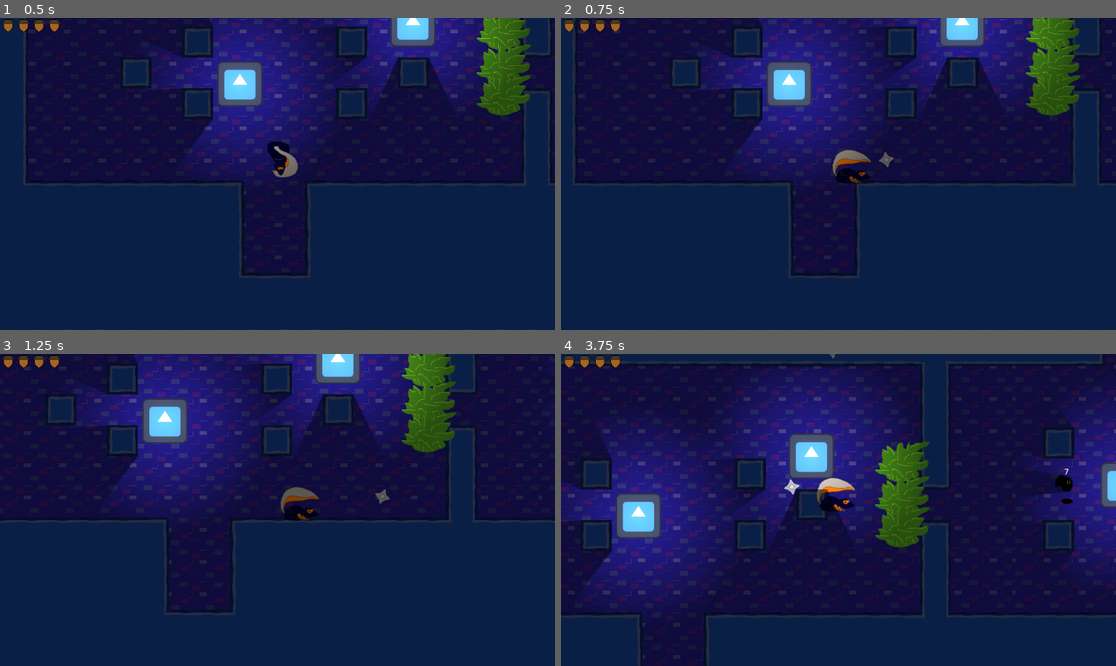
Above: before the commit, frames 1-4 (two rows, left to right).
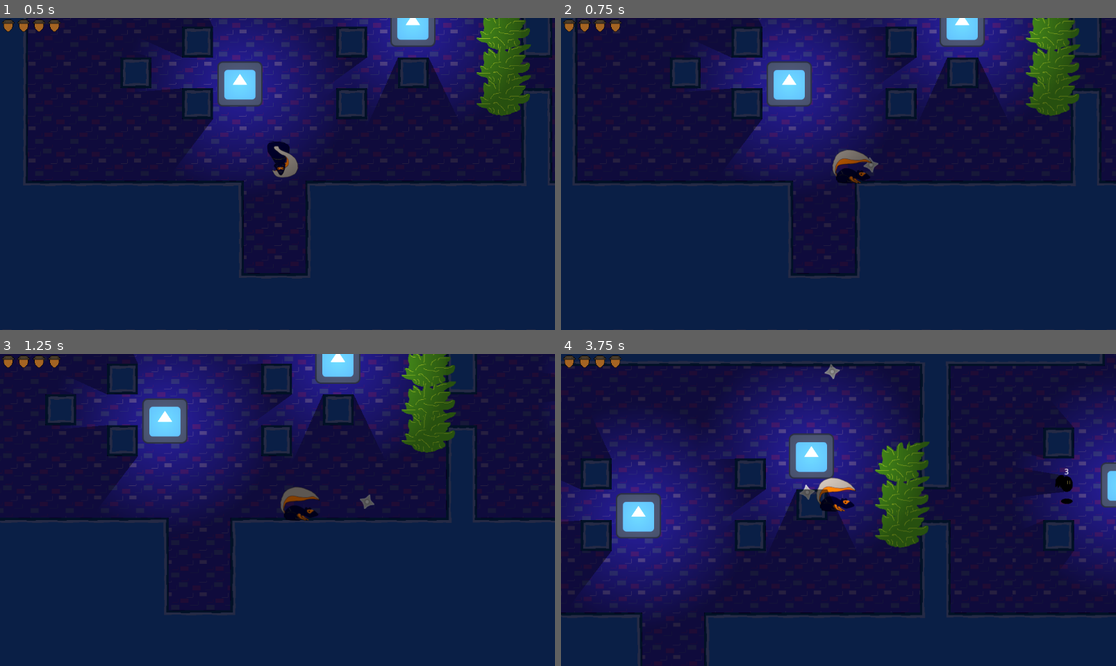
Above: after the commit, the same moments.

Repository: mdfewkes/NinjaSquirrelDungeon
Game: Godot game, scene res://world.tscn
Two runs of this game, one before a commit and one after it. Both use one fixed random seed, a clock stepped at 60 frames per second and the inputs below. The engine's default icon, where the game draws it, is replaced by a stand-in: a white triangle on a blue panel in a dark square.
Inputs:
- Up to frame 1 (0.5 s): no input
- Up to frame 2 (0.75 s): tap Enter at 0.5 s; hold D (move_right) from 0.53 s (still down); tap C (action_3) at 0.6 s
- Up to frame 3 (1.25 s): keep holding D (move_right)
- Up to frame 4 (3.75 s): release D (move_right) at 1.28 s; hold S (move_down) 1.28-2.03 s; tap K (action_1) at 1.35 s; tap C (action_3) at 1.55, 2.3, 2.85, 3.6 s; hold D (move_right) 2.03-2.78 s; tap L (action_2) at 2.1 s; hold W (move_up) 2.78-3.53 s; hold A (move_left) from 3.53 s (still down)

Frame 1 is identical in both runs. In frame 2, 0.1% of the frame differs, in the area x 54-60%, y 42-50%; in frame 3, 0.1%; in frame 4, 0.2%, in the area x 40-92%, y 0-47%.

Commit message:
Made knockback a hitbox parameter

Diff:
--- a/code/HitBox.gd
+++ b/code/HitBox.gd
@@ -2,6 +2,7 @@
 
 @export var signal_disabled: bool = false
 @export var damage = 1
+@export var knockback = 500
 
 signal hit(hurtbox: HurtBox)
 
--- a/scenes/Bat/bat.gd
+++ b/scenes/Bat/bat.gd
@@ -2,8 +2,9 @@
 
 @export var view_range: = 300
 @export var speed: = 200
+@export var knockback_multiply = 2
 @export var knockback_friction = 1000
-@export var max_hp = 7
+@export var max_hp = 3
 var current_hp = max_hp
 
 @onready var sprite_2d: Sprite2D = $Sprite2D
@@ -67,7 +68,6 @@
 
 
 func _on_hurt(hit_box: HitBox):
-	velocity = hit_box.global_position.direction_to(global_position) * 1000
+	velocity = hit_box.global_position.direction_to(global_position).normalized() * hit_box.knockback * knockback_multiply
 	current_hp -= hit_box.damage
-	print(hit_box.name)
 	playback.start("knockbackState")
--- a/scenes/Player/player.gd
+++ b/scenes/Player/player.gd
@@ -13,6 +13,7 @@
 @onready var playback: AnimationNodeStateMachinePlayback = animation_tree.get("parameters/StateMachine/playback")
 @onready var hurt_box: HurtBox = $HurtBox
 @onready var effect_animation_player: AnimationPlayer = $EffectAnimationPlayer
+@onready var shuriken_spawn: Node2D = $ShurikenSpawn
 
 const shuriken_projectile_scene = preload("shuriken-projectile.tscn")
 var shuriken_cooldown_time = 0.5
@@ -107,13 +108,10 @@
 	shuriken_cooldown = shuriken_cooldown_time
 
 	# spawn a shuriken that flies in the direction we are facing
-	var spawnoffset = 32
-	var armheight = 42
 	var dir := Vector2(last_input_vector.x, last_input_vector.y).normalized()
 	var ninjastar = shuriken_projectile_scene.instantiate()
 	get_parent().add_child(ninjastar)
-	ninjastar.global_position = global_position
-	ninjastar.global_position += Vector2(dir.x*spawnoffset, dir.y*spawnoffset - armheight)
+	ninjastar.global_position = shuriken_spawn.global_position
 	ninjastar.velocity.x = 0
 	ninjastar.velocity.y = 0
 	if (dir.x>0): ninjastar.velocity.x = 500
--- a/scenes/Player/player.tscn
+++ b/scenes/Player/player.tscn
@@ -834,3 +834,6 @@
 [node name="CollisionShape2D" type="CollisionShape2D" parent="HurtBox"]
 position = Vector2(0, -31)
 shape = SubResource("CircleShape2D_hshwv")
+
+[node name="ShurikenSpawn" type="Node2D" parent="."]
+position = Vector2(0, -31)
--- a/scenes/Player/shuriken-projectile.tscn
+++ b/scenes/Player/shuriken-projectile.tscn
@@ -17,9 +17,10 @@
 
 [node name="HitBox" type="Area2D" parent="."]
 collision_layer = 2
-collision_mask = 0
+collision_mask = 4
 script = ExtResource("4_pyhrw")
 damage = 0
+knockback = 100
 metadata/_custom_type_script = "uid://dtiynebo6fexe"
 
 [node name="CollisionShape2D" type="CollisionShape2D" parent="HitBox"]
--- a/temp assets/bush.gd
+++ b/temp assets/bush.gd
@@ -7,7 +7,9 @@
 func _ready() -> void:
 	hurt_box.hurt.connect(_on_hurt)
 
-func _on_hurt(_hitbox: HitBox):
+func _on_hurt(hit_box: HitBox):
+	if hit_box.damage <= 0: return
+
 	if destroy_effect != null:
 		var destroy_effect_inastance = destroy_effect.instantiate()
 		get_tree().current_scene.add_child(destroy_effect_inastance)
